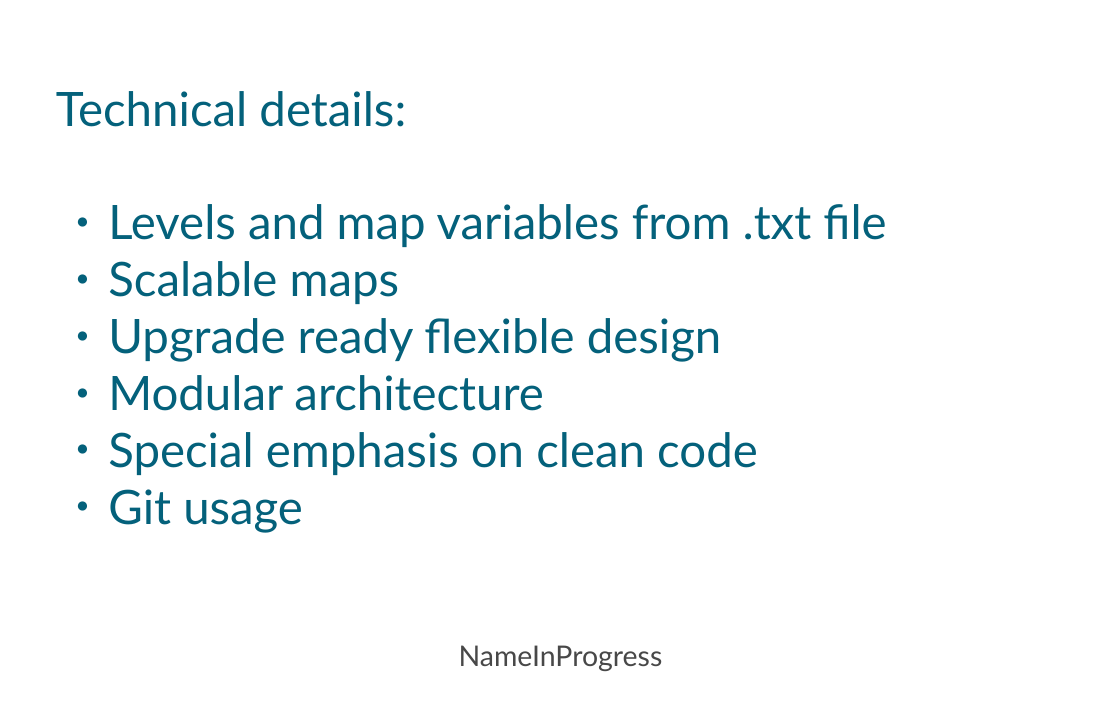
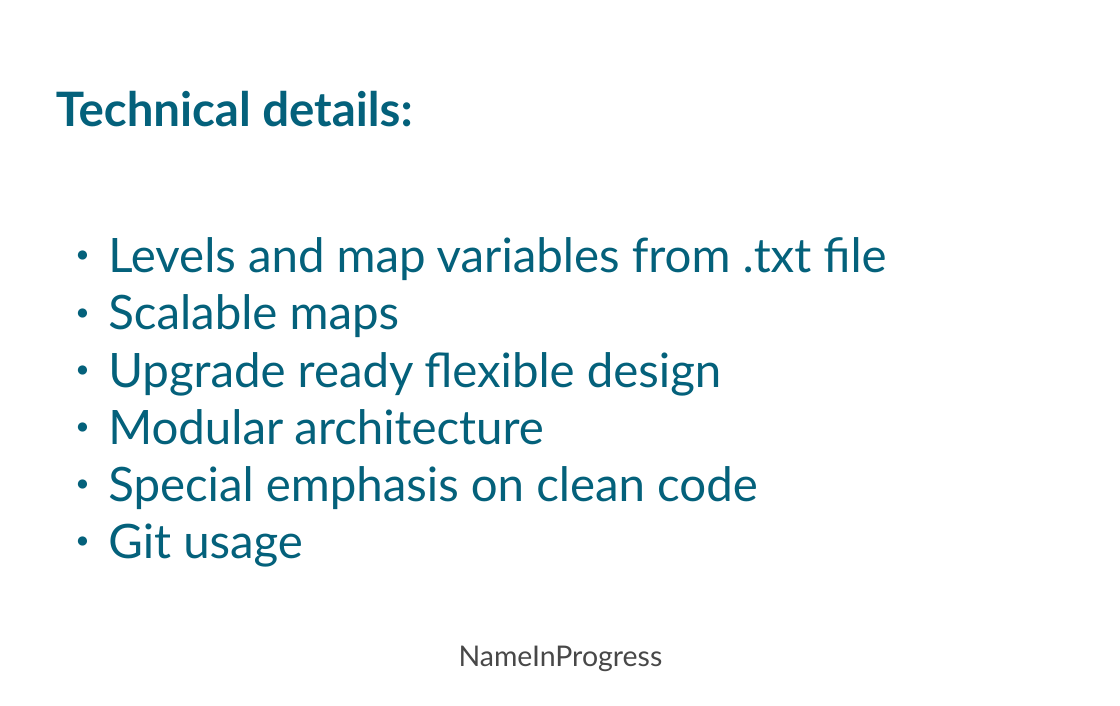
Before and after one commit to AntalKinceli/CodeCool-Labirinth, a slide deck: slide 4 of NameInProgressLabyrinth.odp. Drawn at 1120x706 pixels with LibreOffice and Linux fonts; fonts in the diff are those of the drawing; background and template pictures are left out. Boxes give left, top, right and bottom in pixels: in the first picture for what was removed or moved away, otherwise in the second. Text is boxed around its words. In the diff, an @@ line names an element or a change of style, - is before the commit and + after.

```diff
--- a/NameInProgressLabyrinth.odp
+++ b/NameInProgressLabyrinth.odp
@@ subtitle "Technical details:" at box(56, 90, 886, 567): bold on in "Technical details:"; more space between paragraphs; indent changed; line spacing 1 to 0.9 @@
```
Also in this commit, not shown: 4 other slides changed.
